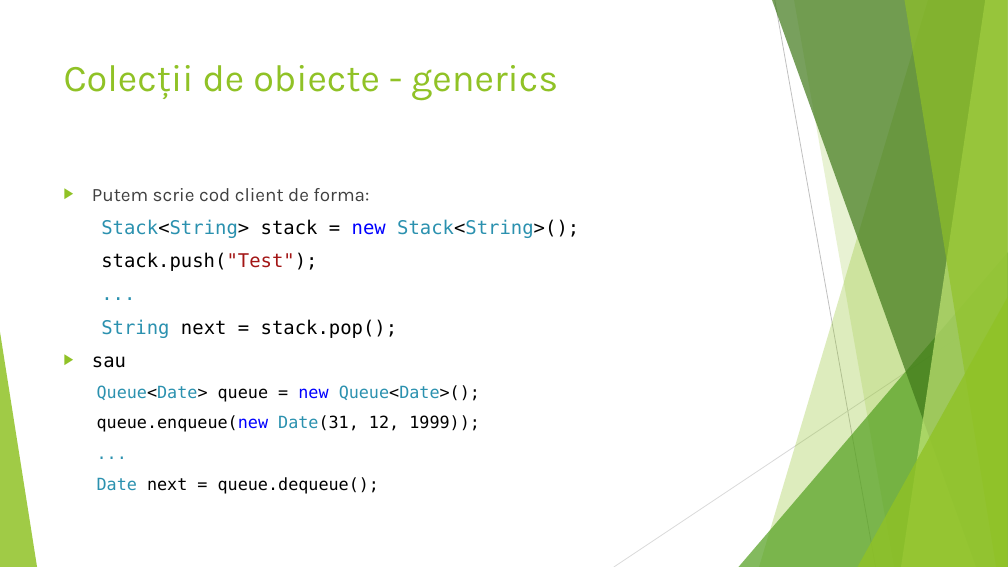
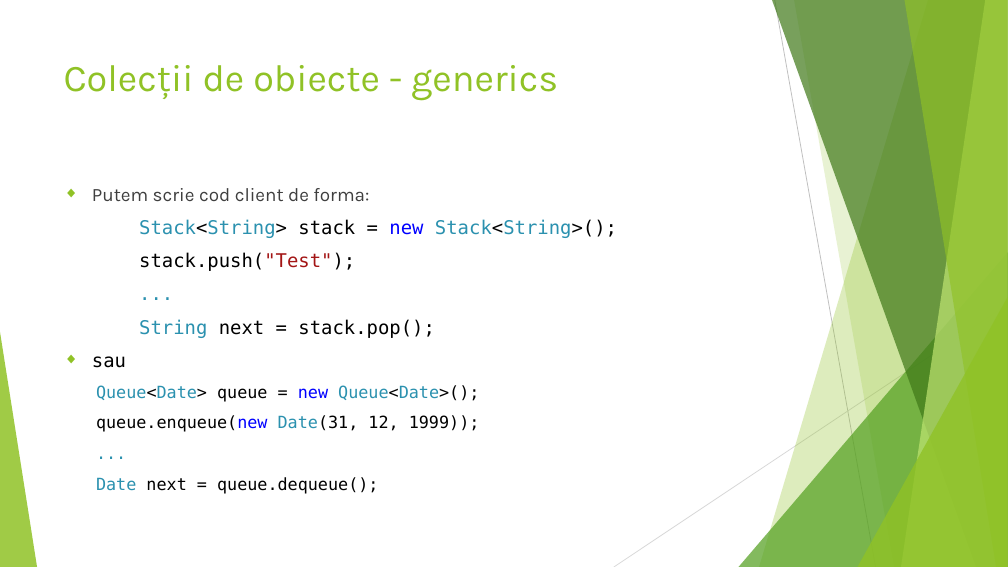
Before and after one commit to HoreaOros/ASD2015, a slide deck: slide 17 of ASD.pptx. Drawn at 1008x567 pixels with LibreOffice and Linux fonts; fonts in the diff are those of the drawing. Boxes give left, top, right and bottom in pixels: in the first picture for what was removed or moved away, otherwise in the second. Text is boxed around its words. In the diff, an @@ line names an element or a change of style, - is before the commit and + after.

```diff
--- a/ASD.pptx
+++ b/ASD.pptx
@@ text "Putem scrie cod client de ..." at bbox=[92, 188, 617, 494]: text colour #404040 to #3F3F3F in "Putem scrie cod client de forma:"; highlight #FFFFFF to none in "Stack<String> stack = new Stack<String>();", "stack.push("Test");", "...", "String next = stack.pop();" and 5 more places; bullet ▶ to ◆; less space between paragraphs; indent changed @@
```
Also in this commit, not shown: 239 other slides changed, 1 other file.
